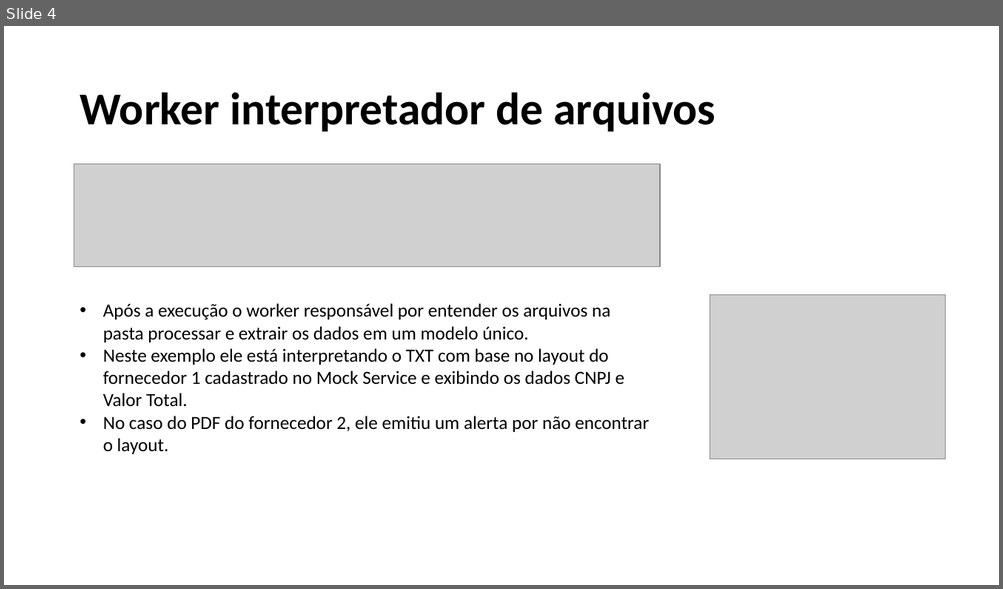
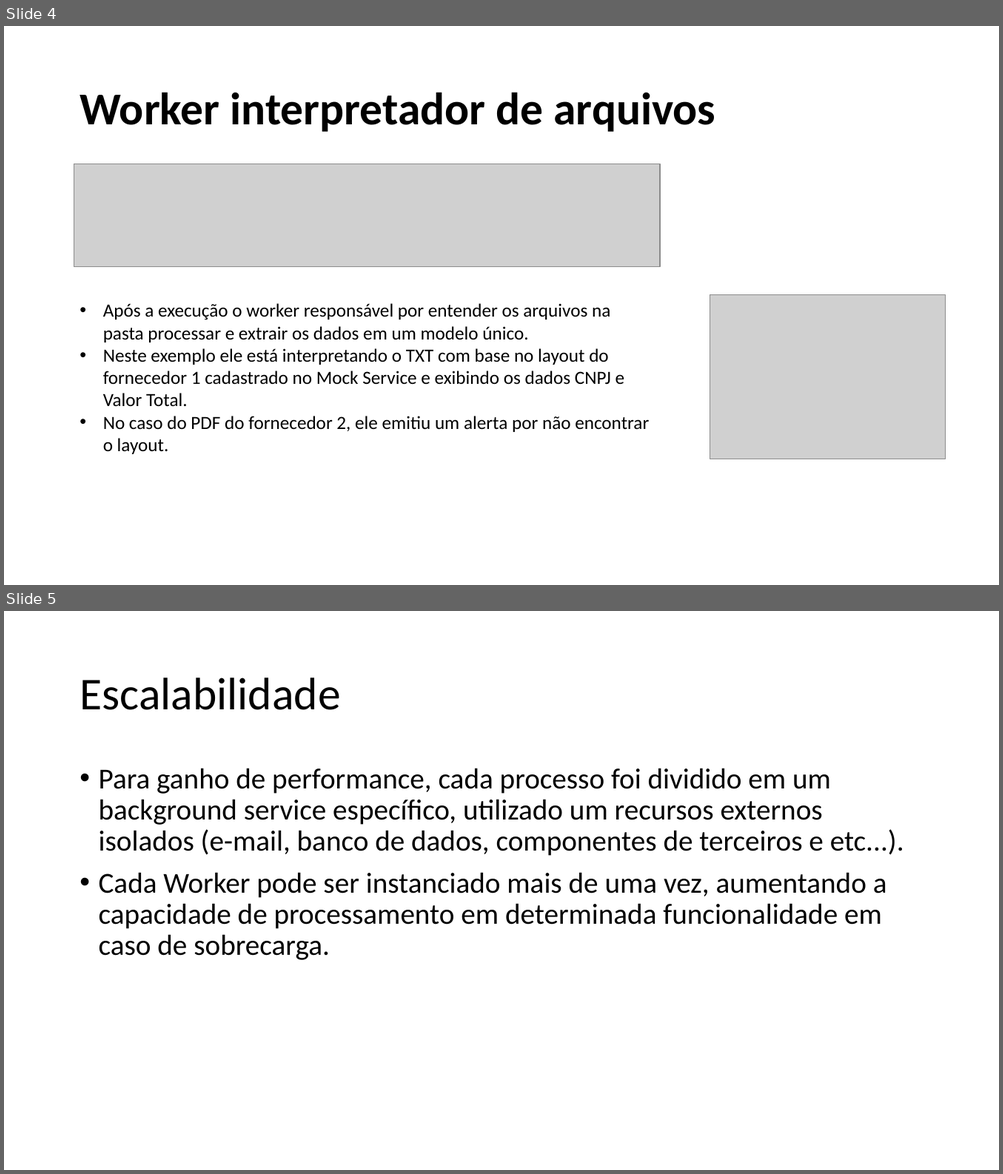
Before and after one commit to RodCorrea/TesteUppertools, a slide deck: TesteUppertools - Documentos/Apresentação da Solução.pptx. Shown one above the other, each under a label of ours: slide 4 before the commit, slides 4 and 5 after it. The pictures are 1003x589 and 1003x1174 pixels, drawn with LibreOffice and Linux fonts; fonts in the diff are those of the drawing; grey boxes stand for pictures. Boxes give left, top, right and bottom in pixels: in the first picture for what was removed or moved away, otherwise in the second. Text is boxed around its words. In the diff, an @@ line names an element or a change of style, - is before the commit and + after.

Commit message:
Inserção de 2 tópicos sobre o desafio
Sobre escalabilidade e novos layouts.

```diff
--- a/TesteUppertools - Documentos/Apresentação da Solução.pptx
+++ b/TesteUppertools - Documentos/Apresentação da Solução.pptx
@@ slide 5 added at (4, 611, 999, 1170), background #FFFFFF @@
@@ title added at (79, 678, 340, 710), 44 pt, text #000000 @@
+Escalabilidade
@@ text added at (99, 768, 904, 960), 28 pt, text #000000 @@
+• Para ganho de performance, cada processo foi dividido em um background service específico, utilizado um recursos externos isolados (e-mail, banco de dados, componentes de terceiros e etc...).
+• Cada Worker pode ser instanciado mais de uma vez, aumentando a capacidade de processamento em determinada funcionalidade em caso de sobrecarga.
```
Also in this commit, not shown: 1 slide changed, 1 other slide added.
